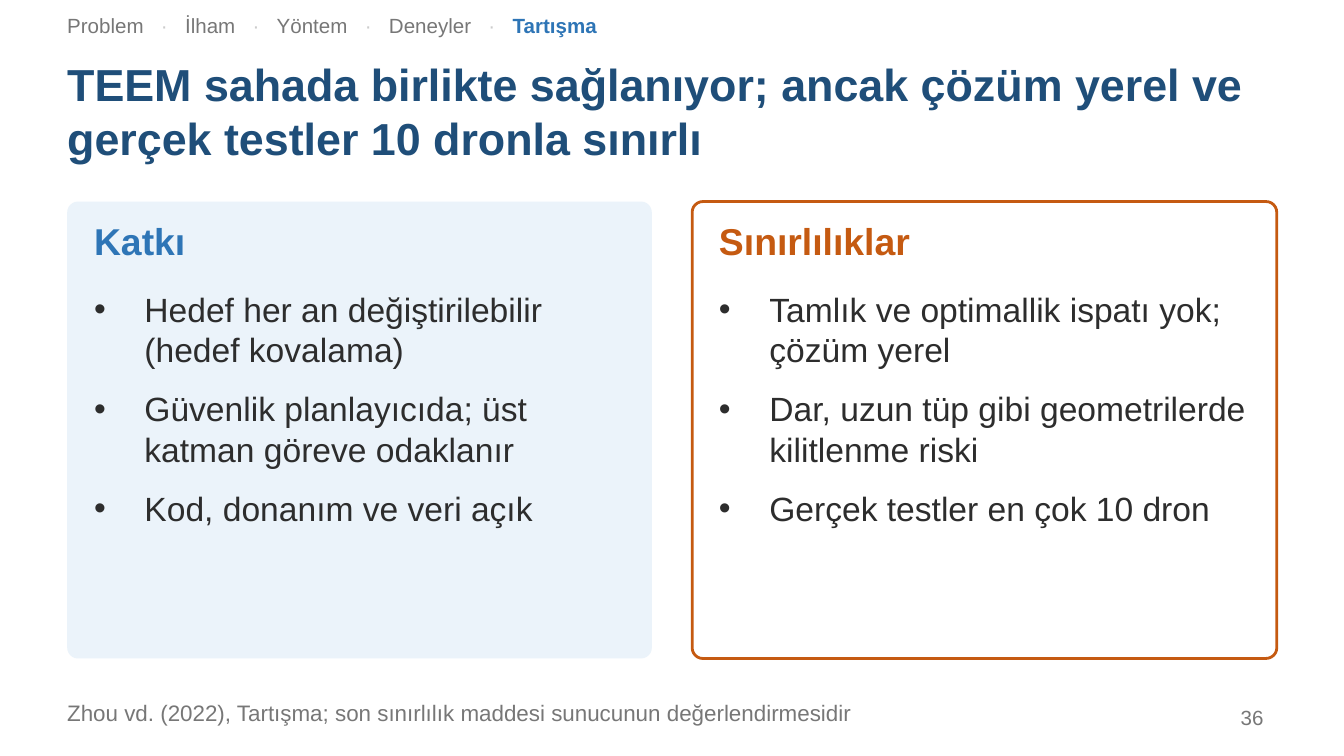
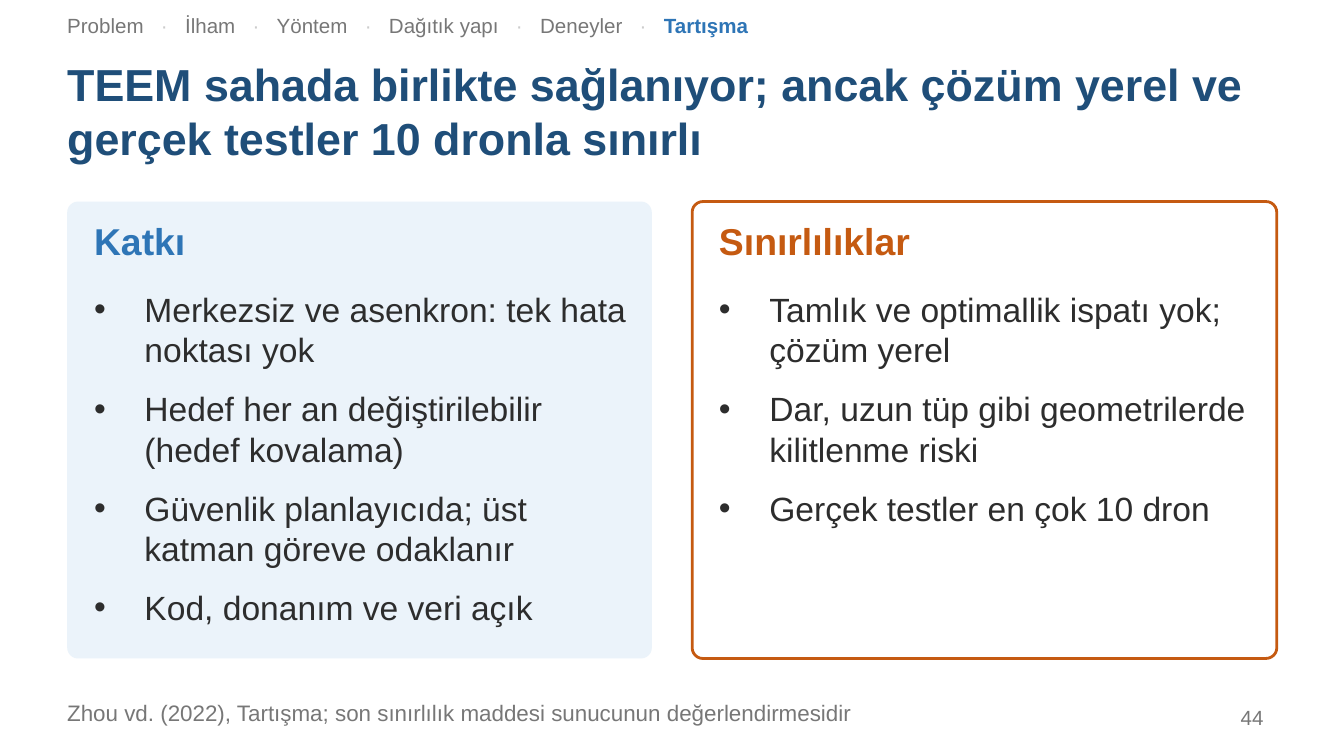
Before and after one commit to SamedBilginAlternet/zhou2022-swarm-sunum, a slide deck: slide 44 of Zhou2022_Suru_Sunumu.pptx (slide 36 before the commit). Drawn at 1344x756 pixels with LibreOffice and Linux fonts; fonts in the diff are those of the drawing. Boxes give left, top, right and bottom in pixels: in the first picture for what was removed or moved away, otherwise in the second. Text is boxed around its words. In the diff, an @@ line names an element or a change of style, - is before the commit and + after.

```diff
--- a/Zhou2022_Suru_Sunumu.pptx
+++ b/Zhou2022_Suru_Sunumu.pptx
@@ text at (x1=67, y1=18, x2=748, y2=38): text changed @@
-Problem · İlham · Yöntem · Deneyler · Tartışma
+Problem · İlham · Yöntem · Dağıtık yapı · Deneyler · Tartışma
@@ text at (x1=144, y1=297, x2=625, y2=368): paragraph added @@
+• Merkezsiz ve asenkron: tek hata noktası yok
@@ page number at (x1=1241, y1=711, x2=1264, y2=725): text changed @@
-36
+44
```
Also in this commit, not shown: 35 other slides changed, 8 slides added, 3 other files.
